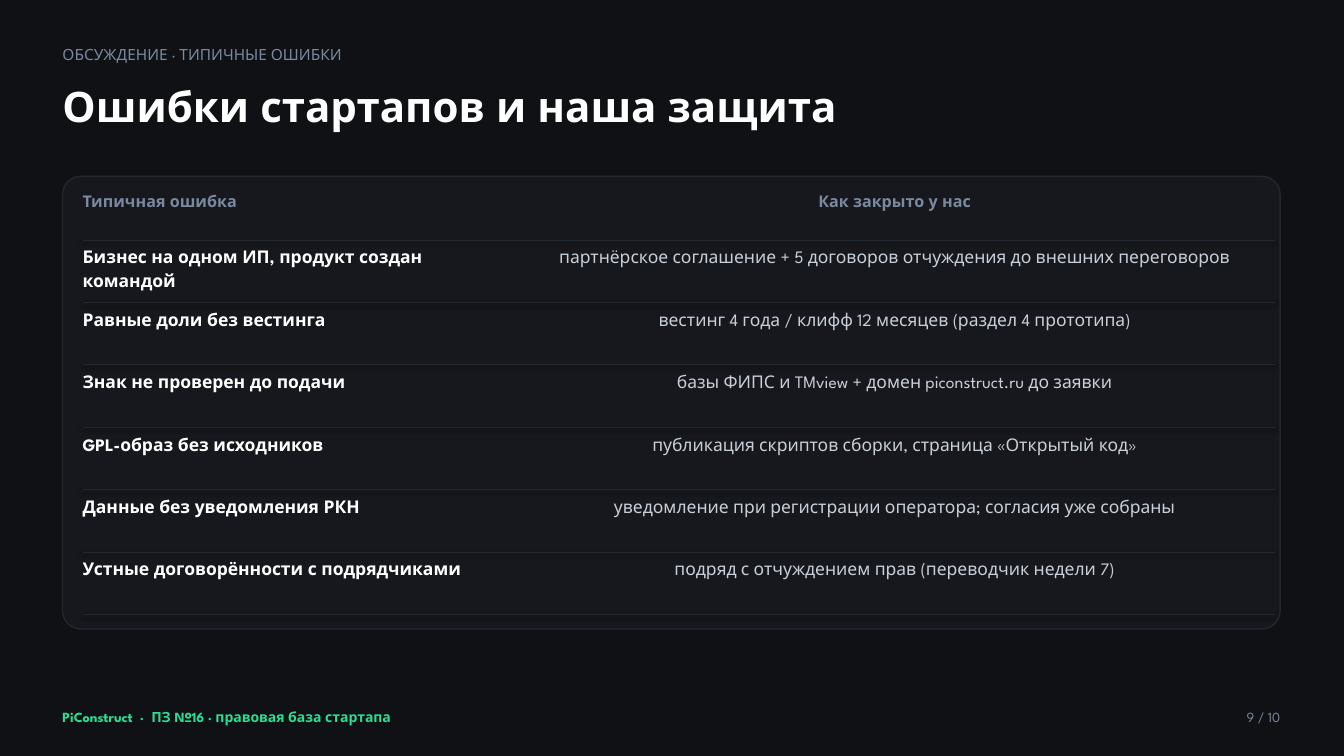
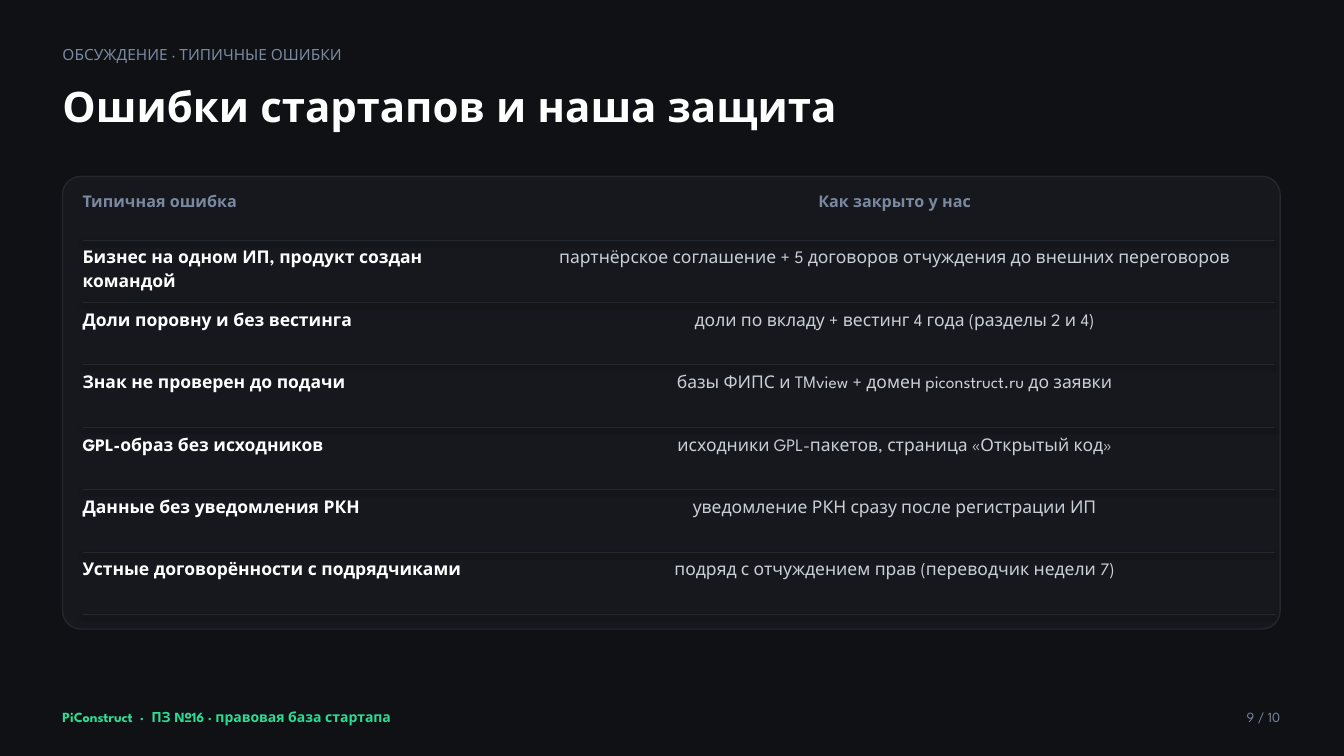
Before and after one commit to Eaglet12IQ/startup-team-1, a slide deck: slide 9 of READMEs/sem_7/week8/attachments/PiConstruct_Правовая_база.pptx. Drawn at 1344x756 pixels with LibreOffice and Linux fonts; fonts in the diff are those of the drawing. Boxes give left, top, right and bottom in pixels: in the first picture for what was removed or moved away, otherwise in the second. Text is boxed around its words. In the diff, an @@ line names an element or a change of style, - is before the commit and + after.

```diff
--- a/READMEs/sem_7/week8/attachments/PiConstruct_Правовая_база.pptx
+++ b/READMEs/sem_7/week8/attachments/PiConstruct_Правовая_база.pptx
@@ text at [83,312,352,331]: text changed @@
-Равные доли без вестинга
+Доли поровну и без вестинга
@@ text at [695,314,1095,330]: text changed @@
-вестинг 4 года / клифф 12 месяцев (раздел 4 прототипа)
+доли по вкладу + вестинг 4 года (разделы 2 и 4)
@@ text at [677,437,1104,455]: text changed @@
-публикация скриптов сборки, страница «Открытый код»
+исходники GPL-пакетов, страница «Открытый код»
@@ text at [693,500,1096,517]: text changed @@
-уведомление при регистрации оператора; согласия уже собраны
+уведомление РКН сразу после регистрации ИП
```
Also in this commit, not shown: 8 other slides changed, 2 other files.
